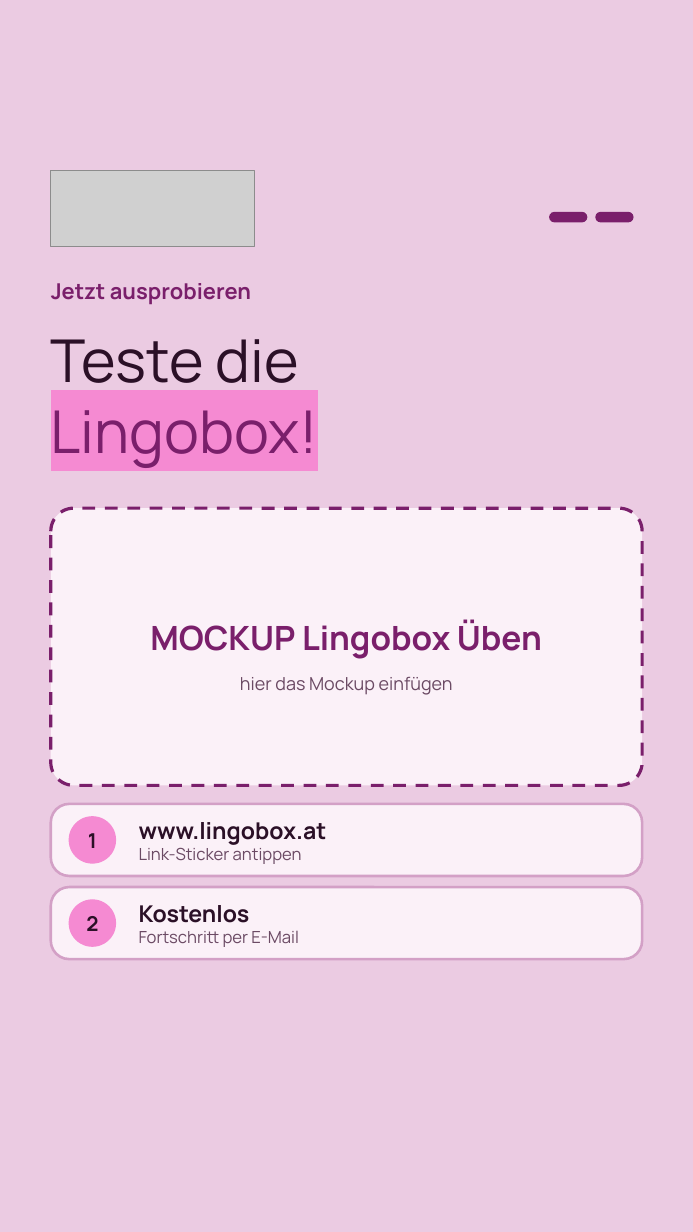
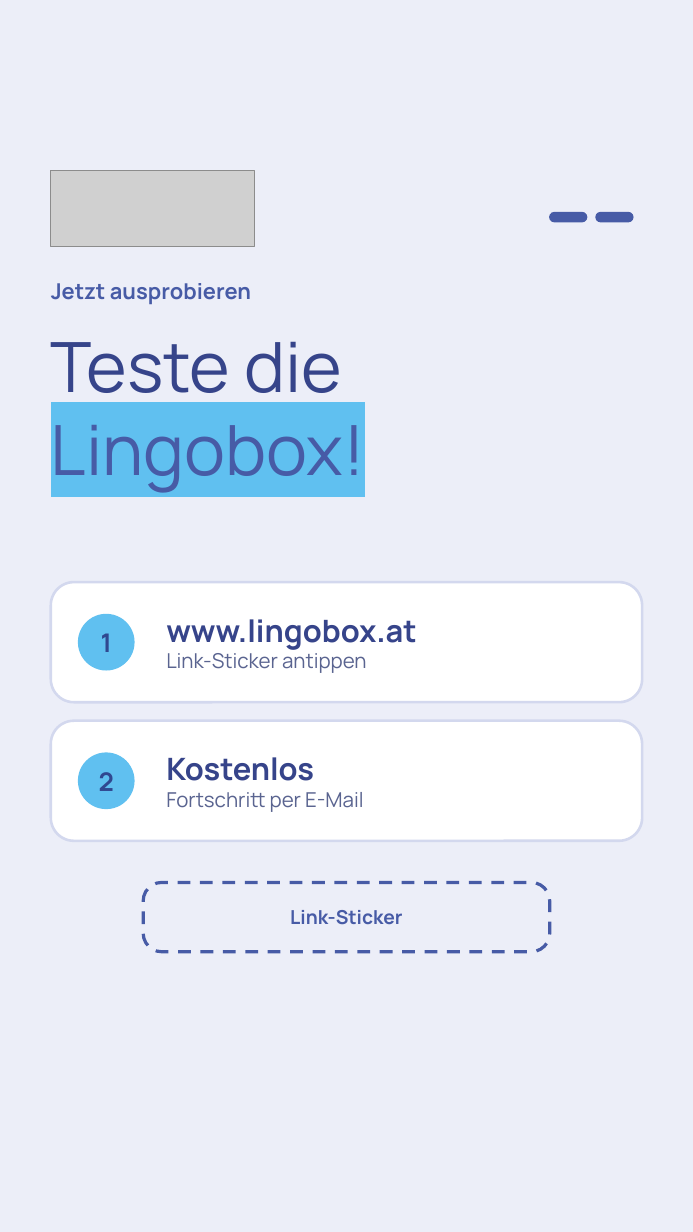
Before and after one commit to arminheske/claudecloud, a slide deck: slide 2 of videoslides/lingobox-vorstellungsstory.pptx. Drawn at 693x1232 pixels with LibreOffice and Linux fonts; fonts in the diff are those of the drawing; grey boxes stand for pictures. Boxes give left, top, right and bottom in pixels: in the first picture for what was removed or moved away, otherwise in the second. Text is boxed around its words. In the diff, an @@ line names an element or a change of style, - is before the commit and + after.

```diff
--- a/videoslides/lingobox-vorstellungsstory.pptx
+++ b/videoslides/lingobox-vorstellungsstory.pptx
@@ background #EBCBE2 to #ECEEF8 @@
@@ rounded rectangle at bbox=[550, 213, 587, 222]: fill #7A1F6B to #475BA6; outline #7A1F6B 1 pt to #475BA6 1 pt @@
@@ rounded rectangle at bbox=[596, 213, 633, 222]: fill #7A1F6B to #475BA6; outline #7A1F6B 1 pt to #475BA6 1 pt @@
@@ text "Jetzt ausprobieren" at bbox=[51, 283, 251, 304]: text colour #7A1F6B to #475BA6 @@
@@ text "Teste die" at bbox=[51, 341, 365, 493]: size 46 to 54 pt; text colour #2B1027 to #36448A in "Teste die"; text colour #7A1F6B to #475BA6, highlight #F58AD2 to #60C0F0 in "Lingobox!" @@
@@ rounded rectangle: place and size @@
-rounded rectangle at bbox=[51, 508, 642, 785]
+rounded rectangle at bbox=[51, 582, 642, 702]
@@ rounded rectangle at bbox=[51, 582, 642, 702]: fill #FBF1F8 to #FFFFFF; outline #7A1F6B 2.5 pt dashed to #D3D8EE 2 pt; proportions changed @@
@@ text "www.lingobox.at": place and size @@
-text "www.lingobox.at" at bbox=[139, 822, 327, 864]
+text "www.lingobox.at" at bbox=[166, 619, 416, 673]
@@ text "www.lingobox.at" at bbox=[166, 619, 416, 673]: size 18 to 24 pt, text colour #2B1027 to #36448A in "www.lingobox.at"; size 13 to 16 pt, text colour #6B4A64 to #5A6490 in "Link-Sticker antippen" @@
@@ text "1" at bbox=[101, 633, 112, 652]: size 16 to 20 pt, text colour #2B1027 to #304890 @@
@@ text "1": place and size @@
-text "1" at bbox=[88, 833, 97, 848]
+text "1" at bbox=[101, 633, 112, 652]
@@ ellipse added at bbox=[79, 614, 134, 670], fill #60C0F0, outline #60C0F0 1 pt @@
@@ text removed at bbox=[150, 619, 542, 659] @@
-MOCKUP Lingobox Üben
@@ text removed at bbox=[240, 677, 453, 695] @@
-hier das Mockup einfügen
@@ rounded rectangle: place and size @@
-rounded rectangle at bbox=[51, 804, 642, 876]
+rounded rectangle at bbox=[51, 721, 642, 841]
@@ rounded rectangle at bbox=[51, 721, 642, 841]: fill #FBF1F8 to #FFFFFF; outline #D3A0C6 2 pt to #D3D8EE 2 pt; proportions changed @@
@@ text "Kostenlos": place and size @@
-text "Kostenlos" at bbox=[139, 905, 299, 947]
+text "Kostenlos" at bbox=[166, 757, 363, 812]
@@ text "Kostenlos" at bbox=[166, 757, 363, 812]: size 18 to 24 pt, text colour #2B1027 to #36448A in "Kostenlos"; size 13 to 16 pt, text colour #6B4A64 to #5A6490 in "Fortschritt per E-Mail" @@
@@ text "2": place and size @@
-text "2" at bbox=[86, 916, 98, 931]
+text "2" at bbox=[99, 772, 114, 791]
@@ text "2" at bbox=[99, 772, 114, 791]: size 16 to 20 pt, text colour #2B1027 to #304890 @@
@@ ellipse: place and size @@
-ellipse at bbox=[69, 817, 116, 863]
+ellipse at bbox=[79, 753, 134, 808]
@@ ellipse at bbox=[79, 753, 134, 808]: fill #F58AD2 to #60C0F0; outline #F58AD2 1 pt to #60C0F0 1 pt @@
@@ rounded rectangle: place and size @@
-rounded rectangle at bbox=[51, 887, 642, 959]
+rounded rectangle at bbox=[143, 882, 550, 952]
@@ rounded rectangle at bbox=[143, 882, 550, 952]: fill #FBF1F8 to none; outline #D3A0C6 2 pt to #475BA6 2.5 pt dashed; proportions changed @@
@@ ellipse removed at bbox=[69, 900, 116, 946] @@
@@ text added at bbox=[290, 910, 402, 925], 15 pt, text #475BA6, bold @@
+Link-Sticker
```
Also in this commit, not shown: 1 other slide changed, 6 other files.
